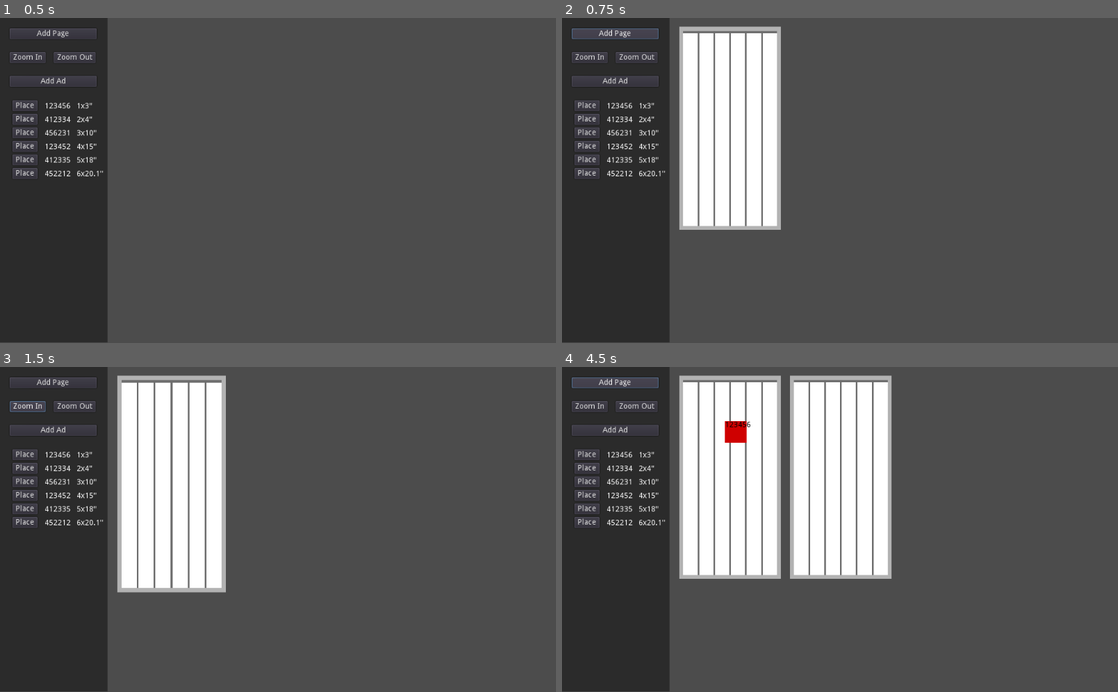
Above: before the commit, frames 1-4 (two rows, left to right).
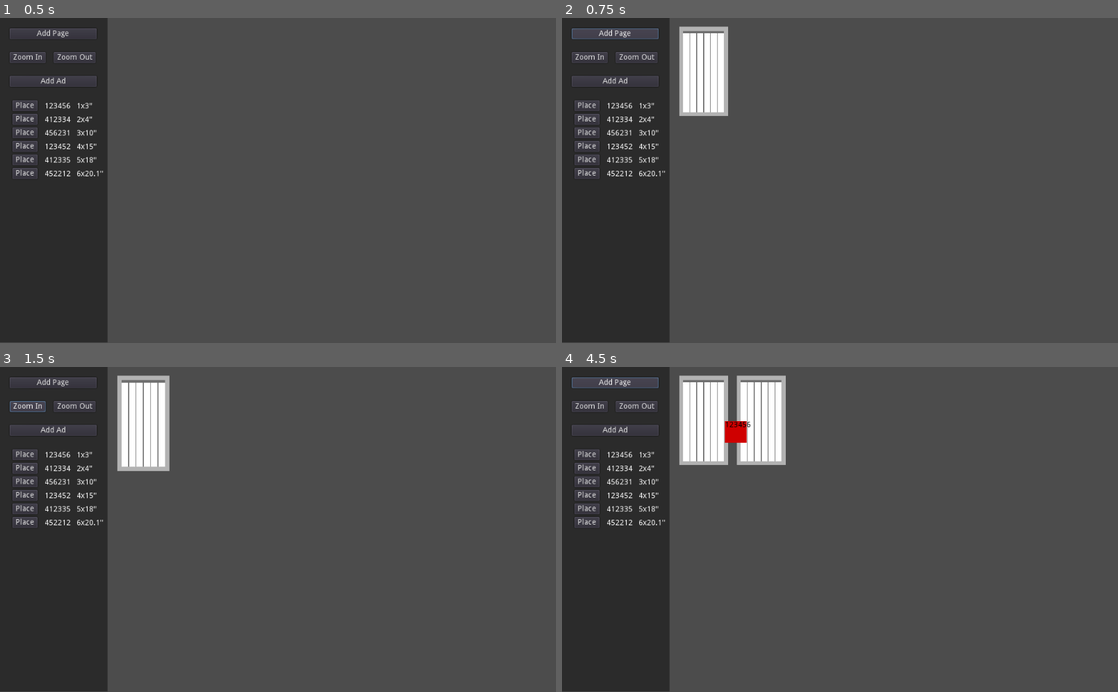
Above: after the commit, the same moments.

Repository: majormunky/GodotPageLayout
Game: Godot game, scene res://App.tscn
Two runs of this game, one before a commit and one after it. Both use one fixed random seed, a clock stepped at 60 frames per second and the inputs below.
Inputs:
- Up to frame 1 (0.5 s): no input
- Up to frame 2 (0.75 s): click "Add Page" at 0.5 s
- Up to frame 3 (1.5 s): click "Zoom In" at 1.25 s
- Up to frame 4 (4.5 s): click "Zoom Out" at 2 s; click "Add Ad" at 2.75 s; click "Place" at 3.5 s; click "Add Page" at 4.25 s

Frame 1 is identical in both runs. In frame 2, 9.7% of the frame differs, in the area x 21-40%, y 2-66%; in frame 3, 11%; in frame 4, 20%, in the area x 21-60%, y 2-66%.

Commit message:
Updated the page size so we can scale to inches easier

Diff:
--- a/Page.tscn
+++ b/Page.tscn
@@ -3,8 +3,8 @@
 [ext_resource path="res://Page.gd" type="Script" id=1]
 
 [node name="Page" type="ColorRect"]
-margin_right = 250.0
-margin_bottom = 500.0
+margin_right = 120.0
+margin_bottom = 220.0
 color = Color( 0.701961, 0.701961, 0.701961, 1 )
 script = ExtResource( 1 )
 __meta__ = {
@@ -25,64 +25,57 @@
 [node name="Margin" type="ColorRect" parent="MarginContainer"]
 margin_left = 10.0
 margin_top = 10.0
-margin_right = 240.0
-margin_bottom = 490.0
+margin_right = 110.0
+margin_bottom = 210.0
 color = Color( 0.431373, 0.431373, 0.431373, 1 )
 
-[node name="ColumnContainer" type="MarginContainer" parent="."]
-anchor_right = 1.0
-anchor_bottom = 1.0
-custom_constants/margin_right = 10
-custom_constants/margin_top = 10
-custom_constants/margin_left = 10
-custom_constants/margin_bottom = 10
+[node name="Folio" type="MarginContainer" parent="MarginContainer"]
+margin_left = 10.0
+margin_top = 10.0
+margin_right = 110.0
+margin_bottom = 210.0
+custom_constants/margin_top = 6
 __meta__ = {
 "_edit_use_anchors_": false
 }
 
-[node name="Folio" type="MarginContainer" parent="ColumnContainer"]
-margin_left = 10.0
-margin_top = 10.0
-margin_right = 240.0
-margin_bottom = 490.0
-custom_constants/margin_top = 6
+[node name="HBoxContainer" type="HBoxContainer" parent="MarginContainer/Folio"]
+margin_top = 6.0
+margin_right = 100.0
+margin_bottom = 200.0
+custom_constants/separation = 2
 
-[node name="HBoxContainer" type="HBoxContainer" parent="ColumnContainer/Folio"]
-margin_top = 6.0
-margin_right = 230.0
-margin_bottom = 480.0
+[node name="Column1" type="ColorRect" parent="MarginContainer/Folio/HBoxContainer"]
+margin_right = 15.0
+margin_bottom = 194.0
+rect_min_size = Vector2( 15, 0 )
 
-[node name="ColorRect" type="ColorRect" parent="ColumnContainer/Folio/HBoxContainer"]
-margin_right = 35.0
-margin_bottom = 474.0
-rect_min_size = Vector2( 35, 0 )
+[node name="Column2" type="ColorRect" parent="MarginContainer/Folio/HBoxContainer"]
+margin_left = 17.0
+margin_right = 32.0
+margin_bottom = 194.0
+rect_min_size = Vector2( 15, 0 )
 
-[node name="ColorRect2" type="ColorRect" parent="ColumnContainer/Folio/HBoxContainer"]
-margin_left = 39.0
-margin_right = 74.0
-margin_bottom = 474.0
-rect_min_size = Vector2( 35, 0 )
+[node name="Column3" type="ColorRect" parent="MarginContainer/Folio/HBoxContainer"]
+margin_left = 34.0
+margin_right = 49.0
+margin_bottom = 194.0
+rect_min_size = Vector2( 15, 0 )
 
-[node name="ColorRect3" type="ColorRect" parent="ColumnContainer/Folio/HBoxContainer"]
-margin_left = 78.0
-margin_right = 113.0
-margin_bottom = 474.0
-rect_min_size = Vector2( 35, 0 )
+[node name="Column4" type="ColorRect" parent="MarginContainer/Folio/HBoxContainer"]
+margin_left = 51.0
+margin_right = 66.0
+margin_bottom = 194.0
+rect_min_size = Vector2( 15, 0 )
 
-[node name="ColorRect4" type="ColorRect" parent="ColumnContainer/Folio/HBoxContainer"]
-margin_left = 117.0
-margin_right = 152.0
-margin_bottom = 474.0
-rect_min_size = Vector2( 35, 0 )
+[node name="Column5" type="ColorRect" parent="MarginContainer/Folio/HBoxContainer"]
+margin_left = 68.0
+margin_right = 83.0
+margin_bottom = 194.0
+rect_min_size = Vector2( 15, 0 )
 
-[node name="ColorRect5" type="ColorRect" parent="ColumnContainer/Folio/HBoxContainer"]
-margin_left = 156.0
-margin_right = 191.0
-margin_bottom = 474.0
-rect_min_size = Vector2( 35, 0 )
-
-[node name="ColorRect6" type="ColorRect" parent="ColumnContainer/Folio/HBoxContainer"]
-margin_left = 195.0
-margin_right = 230.0
-margin_bottom = 474.0
-rect_min_size = Vector2( 35, 0 )
+[node name="Column6" type="ColorRect" parent="MarginContainer/Folio/HBoxContainer"]
+margin_left = 85.0
+margin_right = 100.0
+margin_bottom = 194.0
+rect_min_size = Vector2( 15, 0 )
